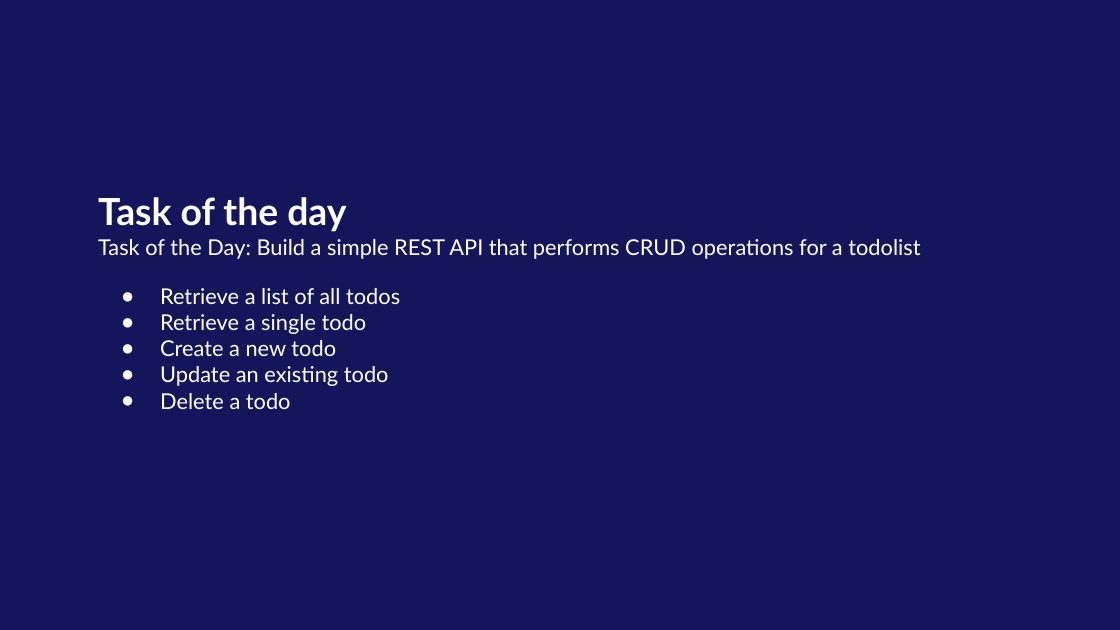
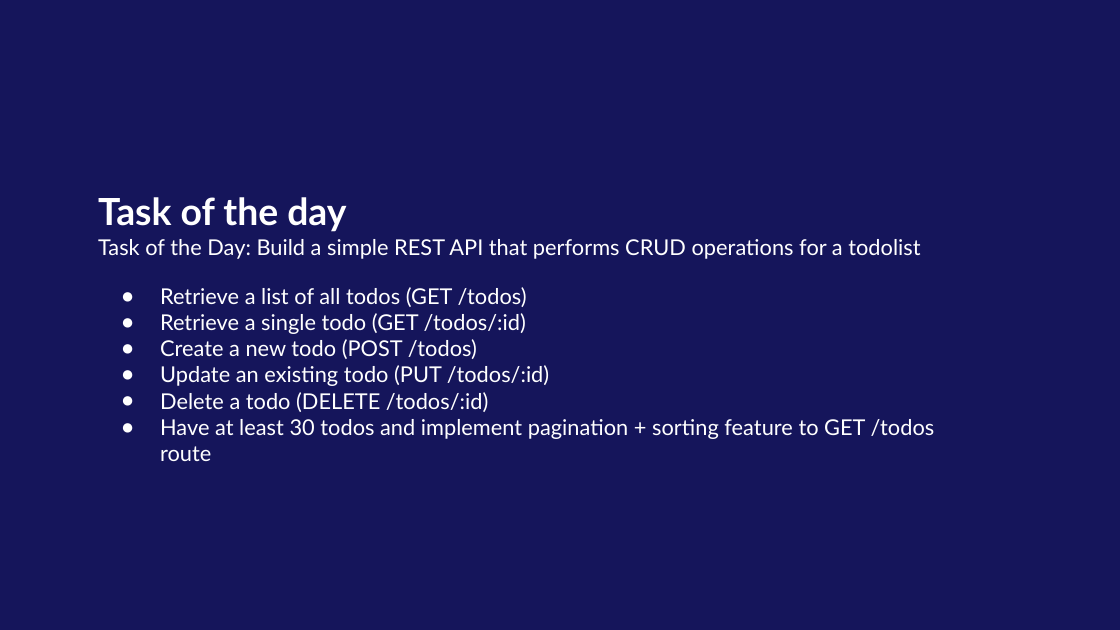
Before and after one commit to kaiz16/onsite-backend-development, a slide deck: slide 70 of Week-2/Day-1/Backend - Day 4 - Introduction to REST APIs and CRUD.pptx (slide 69 before the commit). Drawn at 1120x630 pixels with LibreOffice and Linux fonts; fonts in the diff are those of the drawing; background and template pictures are left out. Boxes give left, top, right and bottom in pixels: in the first picture for what was removed or moved away, otherwise in the second. Text is boxed around its words. In the diff, an @@ line names an element or a change of style, - is before the commit and + after.

```diff
--- a/Week-2/Day-1/Backend - Day 4 - Introduction to REST APIs and CRUD.pptx
+++ b/Week-2/Day-1/Backend - Day 4 - Introduction to REST APIs and CRUD.pptx
@@ text at (x1=160, y1=287, x2=935, y2=461): text changed @@
-● Retrieve a list of all todos
-● Retrieve a single todo
-● Create a new todo
-● Update an existing todo
-● Delete a todo
+● Retrieve a list of all todos (GET /todos)
+● Retrieve a single todo (GET /todos/:id)
+● Create a new todo (POST /todos)
+● Update an existing todo (PUT /todos/:id)
+● Delete a todo (DELETE /todos/:id)
+● Have at least 30 todos and implement pagination + sorting feature to GET /todos route
```
Also in this commit, not shown: 6 other slides changed, 2 slides added, 1 slide removed, 10 other files.
